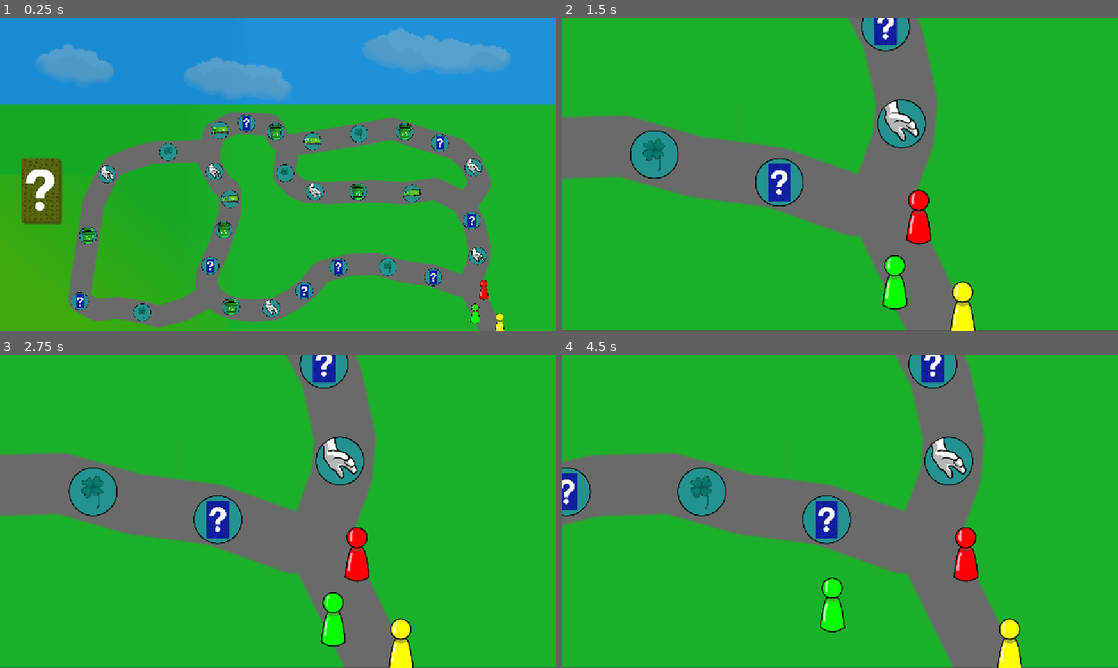
Above: before the commit, frames 1-4 (two rows, left to right).
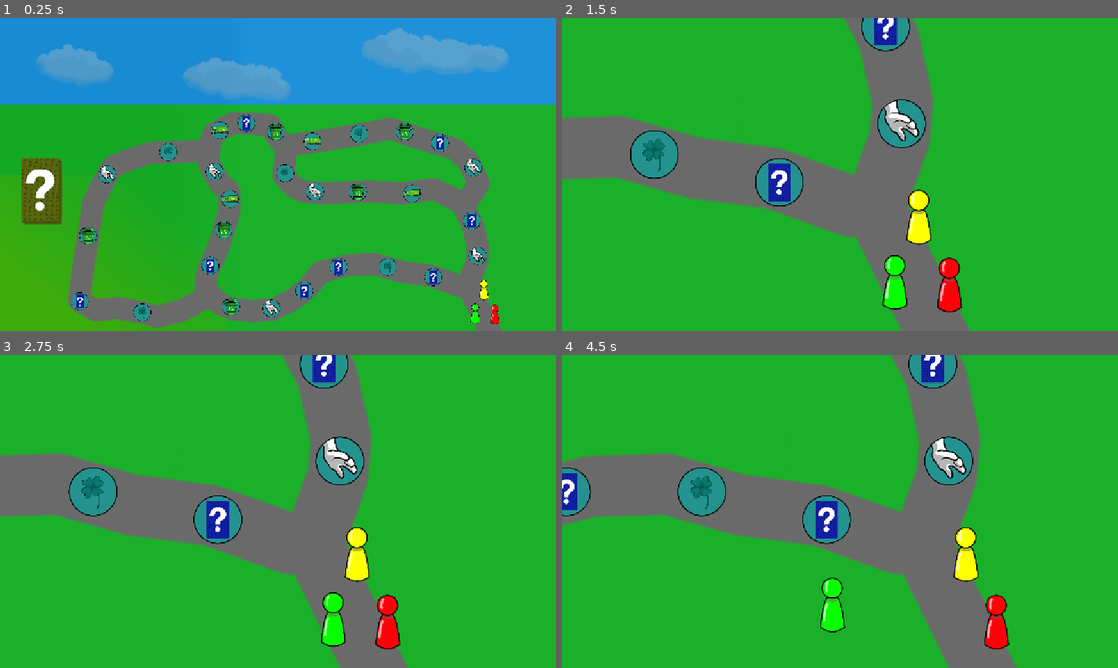
Above: after the commit, the same moments.

Repository: LitheFulminare/avancar-para-reciclar-XP5
Game: Godot game, scene res://Prototyping/map test.tscn
The game is run twice, just before and just after one commit, with the same random seed, the same clock (stepped at 60 frames per second) and the same inputs. This scene is started directly instead of the project's main scene.
Inputs (mouse positions are in pixels of both pictures, inside the frame that each line leads up to):
- Up to frame 1 (0.25 s): no input
- Up to frame 2 (1.5 s): tap Enter at 0.5 s; move the mouse to (962, 158) at 0.52 s; hold Mouse wheel up (Camera zoom in) 0.53-1.28 s; move the mouse to (728, 190) at 1.27 s; tap Mouse wheel down (Camera zoom out) at 1.35 s
- Up to frame 3 (2.75 s): move the mouse to (333, 442) at 2.02 s; hold Space (Confirm) from 2.03 s (still down)
- Up to frame 4 (4.5 s): move the mouse to (812, 574) at 2.77 s; release Space (Confirm) at 2.78 s; tap S (Move camera down) at 2.85 s; tap Space (Confirm) at 3.5, 4.25 s; move the mouse to (1006, 558) at 3.52 s; hold A (Move camera left) 3.53-4.28 s; move the mouse to (673, 464) at 4.27 s; tap D (Move camera right) at 4.35 s

The runs differ from the first frame. In frame 1, 1.2% of the frame differs, in the area x 12-92%, y 3-100%; in frame 2, 3.7%; in frame 3, 3.7%; in frame 4, 3.8%, in the area x 0-100%, y 0-100%.

Commit message:
ajusted players colors and starting position

Diff:
--- a/avancar para reciclar/Prototyping/map test.tscn
+++ b/avancar para reciclar/Prototyping/map test.tscn
@@ -51,7 +51,7 @@
 
 [node name="BG sprite" type="Sprite2D" parent="BG and Map Elements"]
 z_index = -1
-scale = Vector2(1.21, 1.21)
+scale = Vector2(1.20628, 1.21122)
 texture = ExtResource("5_oqp8s")
 centered = false
 
@@ -221,14 +221,14 @@
 scale = Vector2(0.2, 0.2)
 
 [node name="Sprite2D" parent="Players/Player 2" index="0"]
+texture = ExtResource("15_ujeix")
+
+[node name="Player 3" parent="Players" instance=ExtResource("7_v5epi")]
+position = Vector2(1025, 613)
+scale = Vector2(0.2, 0.2)
+
+[node name="Sprite2D" parent="Players/Player 3" index="0"]
 texture = ExtResource("14_5w0ha")
-
-[node name="Player 3" parent="Players" instance=ExtResource("7_v5epi")]
-position = Vector2(1035, 631)
-scale = Vector2(0.2, 0.2)
-
-[node name="Sprite2D" parent="Players/Player 3" index="0"]
-texture = ExtResource("15_ujeix")
 
 [node name="Scrolling Camera" parent="." instance=ExtResource("2_y42xc")]
 position = Vector2(576, 324)
